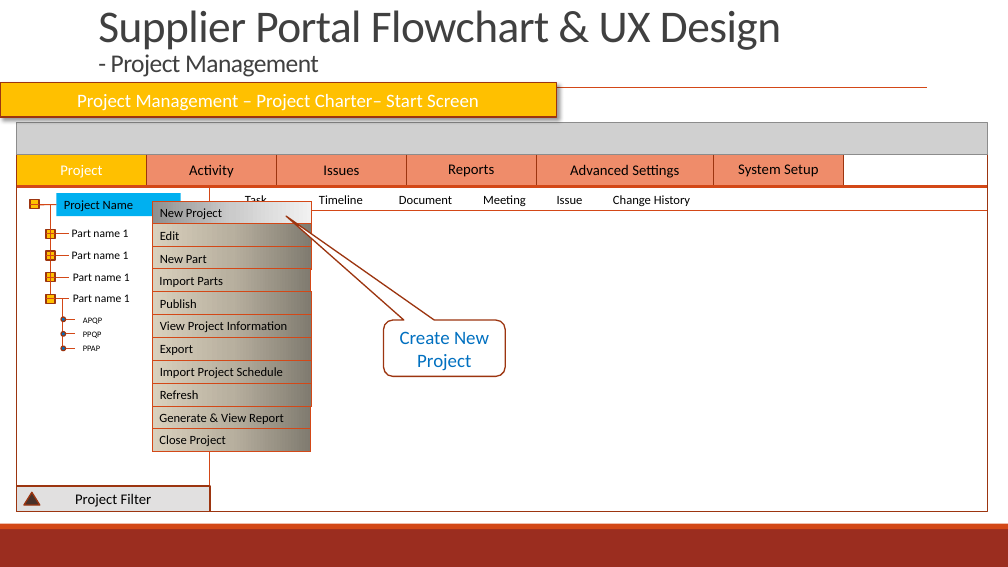
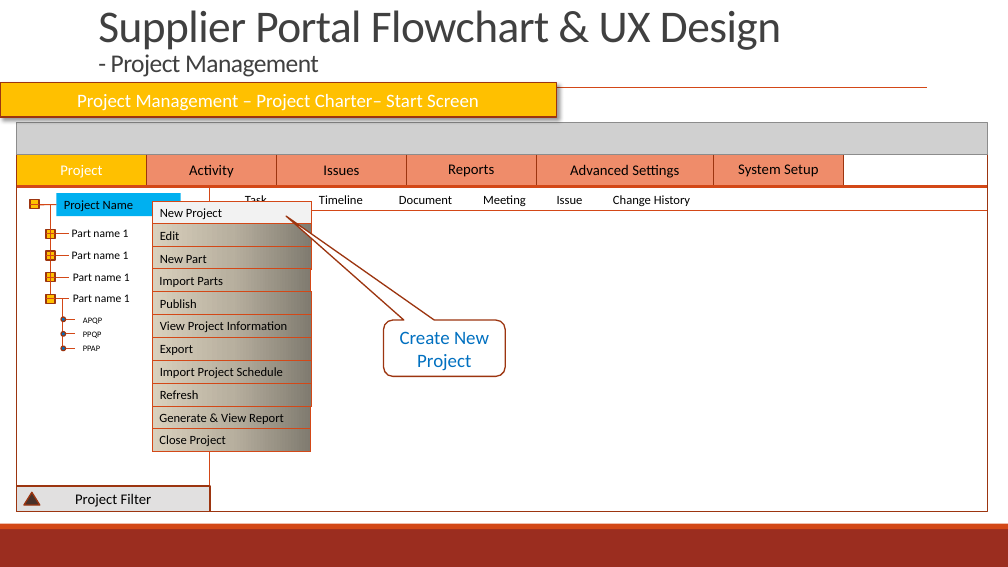
Before and after one commit to zyw9963/YFVE-supplier-portal, a slide deck: slide 49 of projects/YanFeng/02 System Design/User Stories/Flowcharts/Supplier FlowCharts & UX.pptx. Drawn at 1008x567 pixels with LibreOffice and Linux fonts; fonts in the diff are those of the drawing; grey boxes stand for pictures. Boxes give left, top, right and bottom in pixels: in the first picture for what was removed or moved away, otherwise in the second. Text is boxed around its words. In the diff, an @@ line names an element or a change of style, - is before the commit and + after.

```diff
--- a/projects/YanFeng/02 System Design/User Stories/Flowcharts/Supplier FlowCharts & UX.pptx
+++ b/projects/YanFeng/02 System Design/User Stories/Flowcharts/Supplier FlowCharts & UX.pptx
@@ rectangle "New Project" at [153, 202, 312, 225]: fill gradient #909090 to #CCCCCC to #F2F2F2 to #F2F2F2 @@
```
Also in this commit, not shown: 12 other slides changed, 8 slides added, 3 slides removed, 1 other file.
